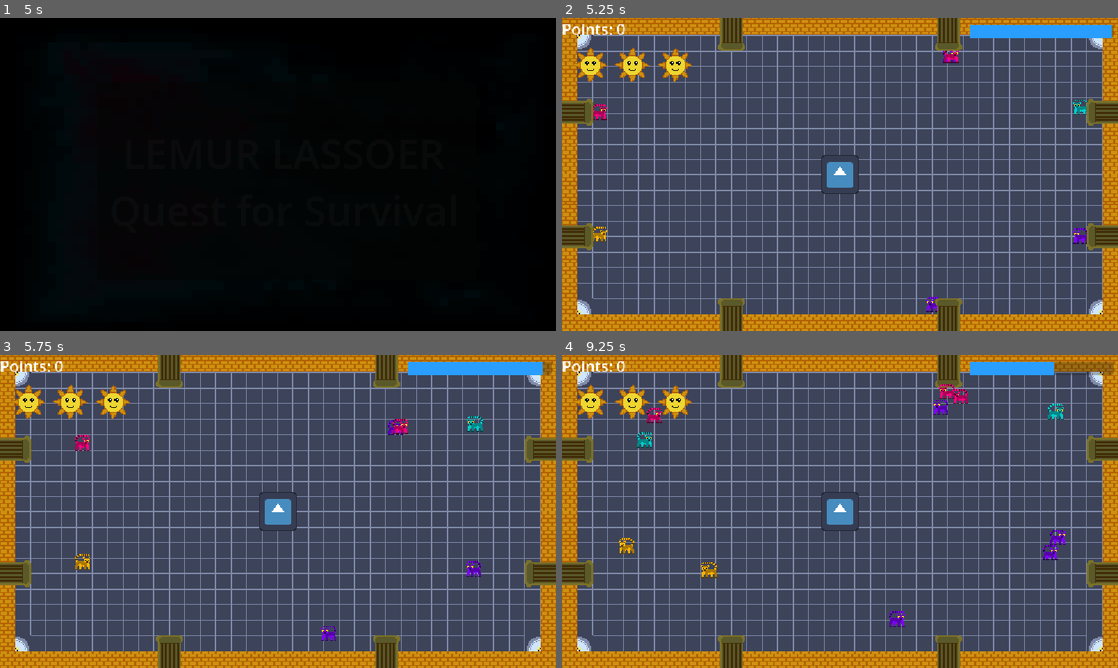
Above: before the commit, frames 1-4 (two rows, left to right).
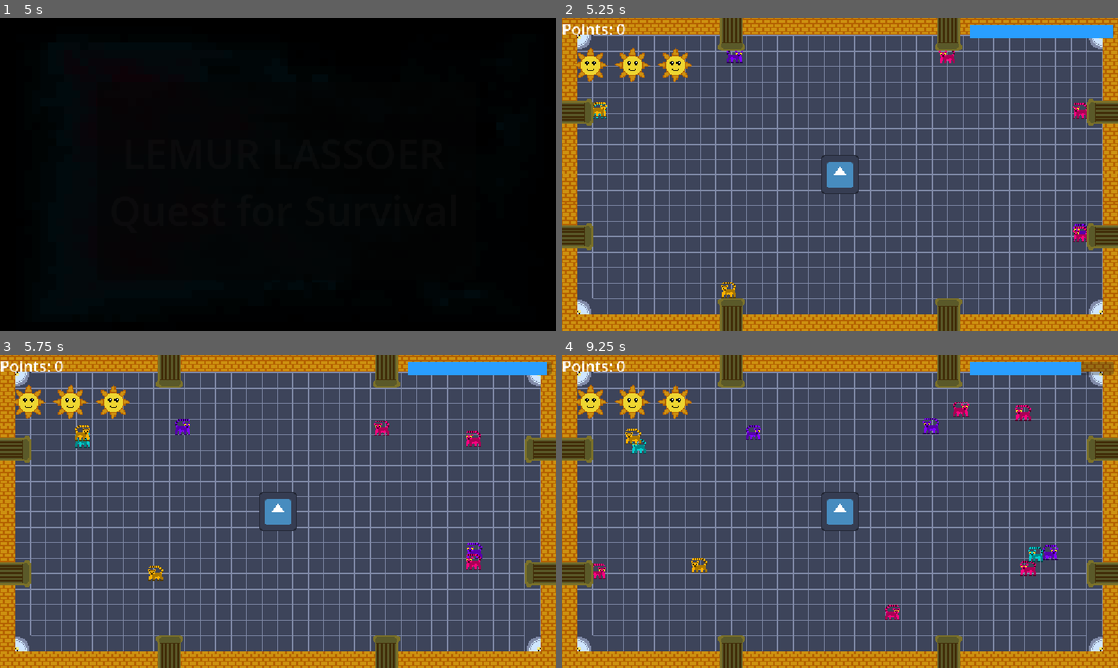
Above: after the commit, the same moments.

Repository: GarterSnake502/InnocentLemurs
Game: Godot game, scene res://Scenes/intro.tscn
Two runs of this game, one before a commit and one after it. Both use one fixed random seed, a clock stepped at 60 frames per second and the inputs below. The engine's default icon, where the game draws it, is replaced by a stand-in: a white triangle on a blue panel in a dark square.
Inputs (mouse positions are in pixels of both pictures, inside the frame that each line leads up to):
- Up to frame 1 (5 s): tap Space at 0.5 s; move the mouse to (400, 158) at 0.52 s; tap Enter (ui_accept) at 0.6, 0.77, 1.07, 1.35, 1.52, 1.82, 2.1, 2.85, 3.02, 3.32, 3.6, 3.77, 4.07, 4.35, 4.52, 4.82 s; click (400, 158) at 0.67 s; move the mouse to (166, 190) at 1.27 s; click (166, 190) at 1.42 s; move the mouse to (333, 105) at 2.02 s; click (333, 105) at 2.17 s; move the mouse to (250, 237) at 2.77 s; click (250, 237) at 2.92 s; move the mouse to (444, 221) at 3.52 s; click (444, 221) at 3.67 s; move the mouse to (111, 127) at 4.27 s; click (111, 127) at 4.42 s
- Up to frame 2 (5.25 s): move the mouse to (867, 174) at 5.02 s; tap Enter (ui_accept) at 5.1 s; click (867, 174) at 5.17 s
- Up to frame 3 (5.75 s): no input
- Up to frame 4 (9.25 s): move the mouse to (756, 433) at 5.77 s; tap Enter (ui_accept) at 5.85, 6.02, 6.32, 6.6, 6.77, 7.07, 7.35, 7.52, 7.82, 8.1, 8.85, 9.02 s; click (756, 433) at 5.92 s; move the mouse to (962, 495) at 6.52 s; click (962, 495) at 6.67 s; move the mouse to (728, 527) at 7.27 s; click (728, 527) at 7.42 s; move the mouse to (895, 442) at 8.02 s; click (895, 442) at 8.17 s; move the mouse to (812, 574) at 8.77 s; click (812, 574) at 8.92 s

Frame 1 is identical in both runs. In frame 2, 0.8% of the frame differs, in the area x 5-100%, y 2-94%; in frame 3, 1.2%; in frame 4, 2.0%, in the area x 5-94%, y 2-87%.

Commit message:
fixed

Diff:
--- a/Scenes/Factory.tscn
+++ b/Scenes/Factory.tscn
@@ -6,7 +6,6 @@
 [ext_resource type="Texture2D" uid="uid://c15il4ra4ui3h" path="res://Assets/UI/sun-happy.png" id="4_4mmdj"]
 [ext_resource type="AudioStream" uid="uid://b8w4lp080ailk" path="res://Assets/gameover.wav" id="4_wu7b3"]
 [ext_resource type="AudioStream" uid="uid://bupu8e28wlhmk" path="res://Assets/insect_factory.wav" id="5_a5v3u"]
-[ext_resource type="PackedScene" uid="uid://bqne50sdca4xb" path="res://Scenes/Lemur.tscn" id="6_lr74p"]
 [ext_resource type="TileSet" uid="uid://irkcgmmrcg2x" path="res://Assets/factory_tileset.tres" id="7_4sda8"]
 
 [sub_resource type="CircleShape2D" id="CircleShape2D_82hr6"]
@@ -174,54 +173,10 @@
 [node name="anim" type="AnimationPlayer" parent="." unique_id=1933290887]
 libraries/ = SubResource("AnimationLibrary_wu7b3")
 
-[node name="Lemur" parent="." unique_id=361857280 instance=ExtResource("6_lr74p")]
-
-[node name="Lemur2" parent="." unique_id=942716802 instance=ExtResource("6_lr74p")]
-position = Vector2(-232, -93)
-
-[node name="Lemur3" parent="." unique_id=1306031625 instance=ExtResource("6_lr74p")]
-position = Vector2(63, -93)
-
-[node name="Lemur4" parent="." unique_id=168931132 instance=ExtResource("6_lr74p")]
-position = Vector2(-122, 58)
-
-[node name="Lemur5" parent="." unique_id=2011549364 instance=ExtResource("6_lr74p")]
-position = Vector2(229, 63)
-
-[node name="Lemur6" parent="." unique_id=519510744 instance=ExtResource("6_lr74p")]
-position = Vector2(200, 7)
-
-[node name="Lemur7" parent="." unique_id=176859148 instance=ExtResource("6_lr74p")]
-position = Vector2(142, -44)
+[node name="Lemurs" type="Node2D" parent="." unique_id=1067159161]
 
 [node name="Pipe Layer" type="TileMapLayer" parent="." unique_id=321329841]
 tile_map_data = PackedByteArray("AAAQAAQABQACAAAABAAQAAMABQACAAAABgARAAQABQADAAAAAwASAAQABQADAAAAAwARAAMABQADAAAABAASAA …(688 unchanged characters)…
 tile_set = ExtResource("7_4sda8")
 
-[node name="spawnPositions" type="Node2D" parent="." unique_id=258586774]
-
-[node name="1" type="Node2D" parent="spawnPositions" unique_id=321253373]
-position = Vector2(254, -64)
-
-[node name="2" type="Node2D" parent="spawnPositions" unique_id=1852720043]
-position = Vector2(255, 64)
-
-[node name="3" type="Node2D" parent="spawnPositions" unique_id=2288080]
-position = Vector2(112, 131)
-
-[node name="4" type="Node2D" parent="spawnPositions" unique_id=1310190319]
-position = Vector2(-112, 131)
-
-[node name="5" type="Node2D" parent="spawnPositions" unique_id=1464515431]
-position = Vector2(-254, 64)
-
-[node name="6" type="Node2D" parent="spawnPositions" unique_id=1889887154]
-position = Vector2(-254, -64)
-
-[node name="7" type="Node2D" parent="spawnPositions" unique_id=440000042]
-position = Vector2(-112, -123)
-
-[node name="8" type="Node2D" parent="spawnPositions" unique_id=875556660]
-position = Vector2(112, -123)
-
 [connection signal="body_entered" from="bumperArea" to="." method="bump"]
--- a/Scripts/factory.gd
+++ b/Scripts/factory.gd
@@ -17,16 +17,22 @@
 @onready var gameOverSfx = $gameover
 @onready var anim = $anim
 
+const MAX_TIME = 18.0
+var time_remaining = MAX_TIME
+
+func _ready():
+	for i in range(0, 8):
+		spawn_lemur()
+		nextWaveTime.max_value = MAX_TIME
+
 func _process(delta):
 	_process_bumping(delta)
 	_process_enclosure(delta)
 	_process_spawn(delta)
 
 # /// SPAWN /// #
-var time_remaining = 10.0
 var spawn_interval = 1
 var spawn_time_remaining = spawn_interval
-const MAX_TIME = 10.0
 func _process_spawn(delta):
 	# spawn in pipes at intervals
 	if spawn_time_remaining <= 0:
@@ -43,10 +49,7 @@
 
 func spawn_lemur():
 	var lemur = load("res://Scenes/Lemur.tscn").instantiate()
-	var spawnNum = randi_range(1, 8)
-	var spawnPoint = get_node("spawnPositions/" + str(spawnNum))
-	lemur.global_position = spawnPoint.global_position
-	add_child(lemur)
+	$Lemurs.add_child(lemur)
 
 func restore_spawn_time():
 	time_remaining = MAX_TIME
Not shown, added: Assets/logo.png.import
